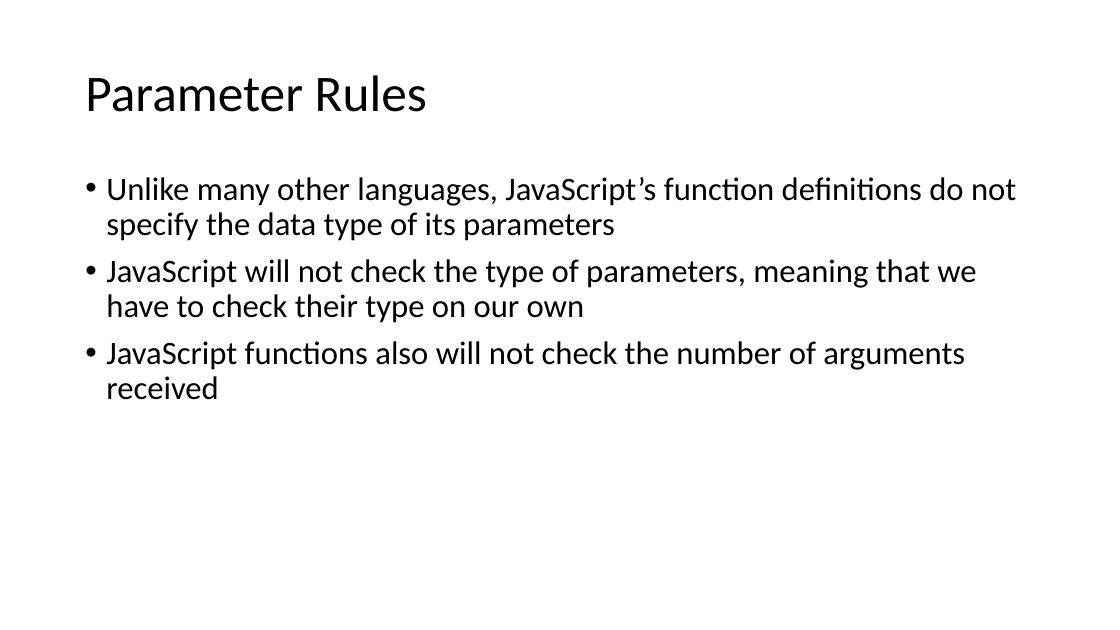
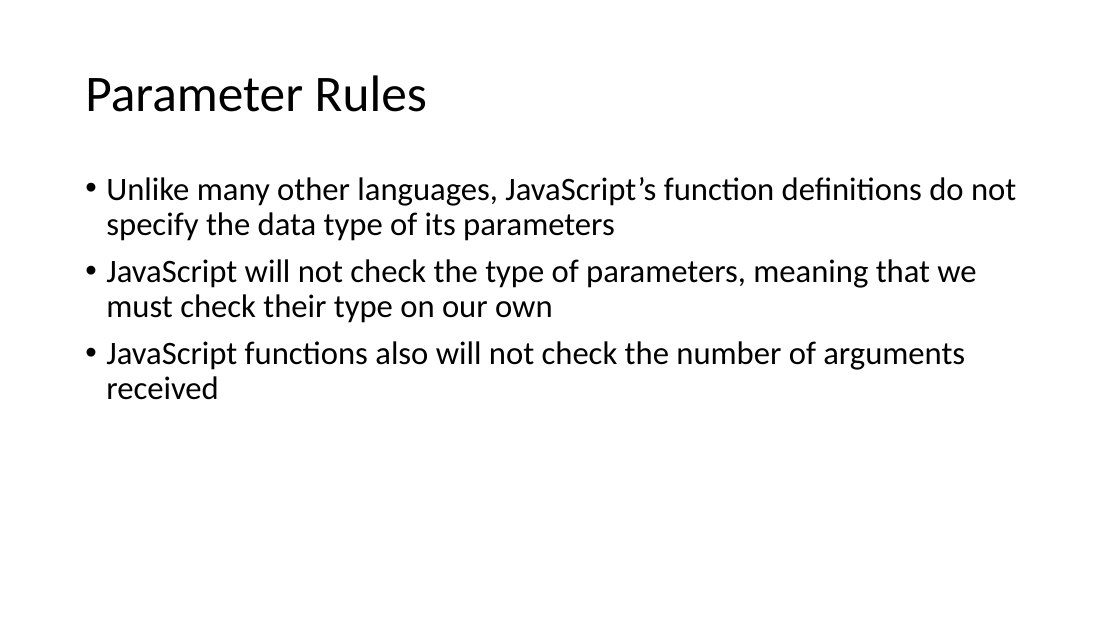
Before and after one commit to YWCANWIL-TechLab/Module12-Functions, a slide deck: slide 17 of slides/Module 12 - Functions.pptx. Drawn at 1120x630 pixels with LibreOffice and Linux fonts; fonts in the diff are those of the drawing. Boxes give left, top, right and bottom in pixels: in the first picture for what was removed or moved away, otherwise in the second. Text is boxed around its words. In the diff, an @@ line names an element or a change of style, - is before the commit and + after.

```diff
--- a/slides/Module 12 - Functions.pptx
+++ b/slides/Module 12 - Functions.pptx
@@ text at <box>106,259,976,323</box>: text changed @@
-• JavaScript will not check the type of parameters, meaning that we have to check their type on our own
+• JavaScript will not check the type of parameters, meaning that we must check their type on our own
```
Also in this commit, not shown: 2 other slides changed, 9 other files.
